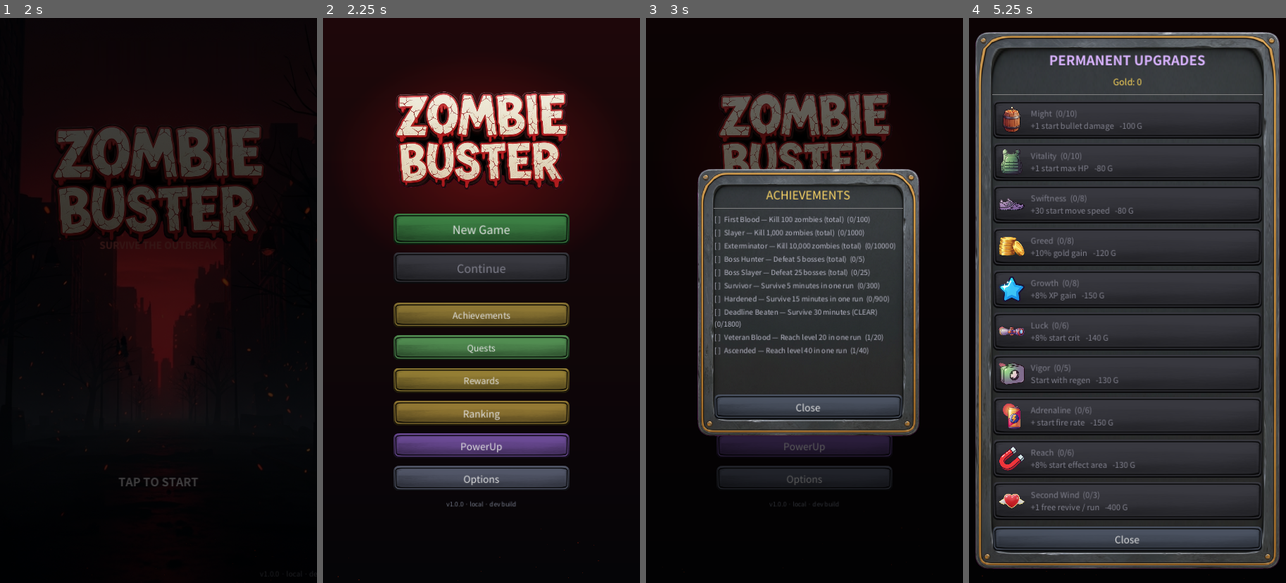
Above: before the commit, frames 1-4 (left to right).
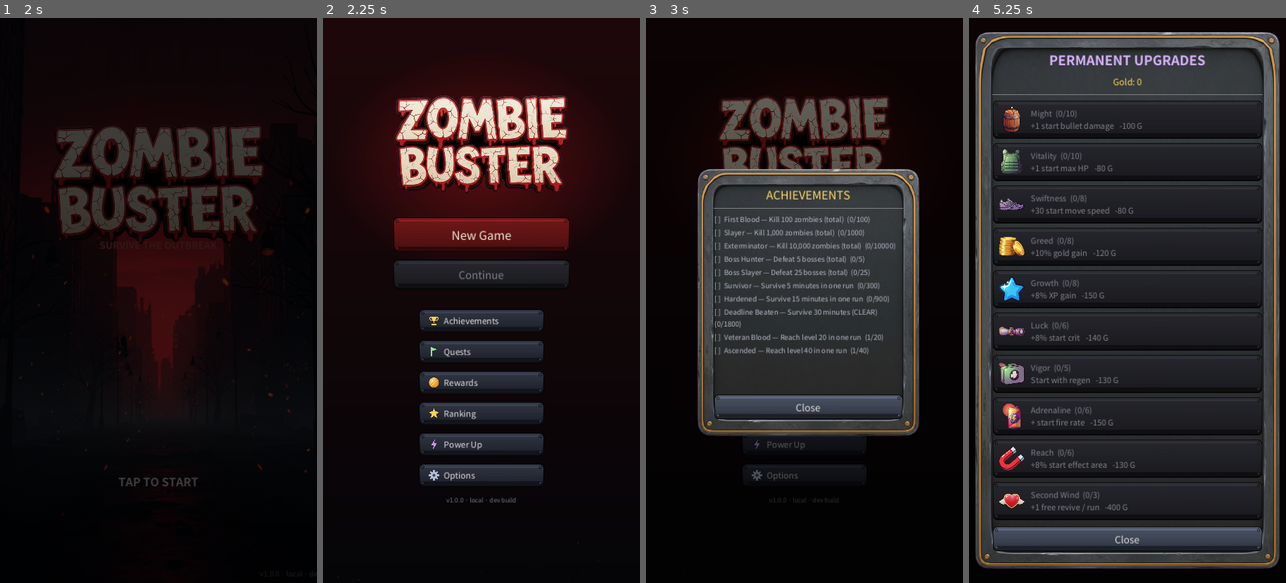
Above: after the commit, the same moments.

Repository: kosj/game_action_defence
Game: Godot game, scene res://scenes/TitleScreen.tscn
Same seed, same stepped clock (60 frames per second), same inputs: the game is played once before the commit and once after it. Sound files missing from this copy of the repository are replaced by a short silence.
Inputs (mouse positions are in pixels of both pictures, inside the frame that each line leads up to):
- Up to frame 1 (2 s): tap Enter at 0.5, 1.25 s; move the mouse to (228, 272) at 0.52 s; click (228, 272) at 0.67 s; drag from (95, 328) to (142, 413) at 1.27 s
- Up to frame 2 (2.25 s): tap Enter at 2 s; move the mouse to (513, 176) at 2.02 s; click (513, 176) at 2.17 s
- Up to frame 3 (3 s): click "Achievements" at 2.75 s
- Up to frame 4 (5.25 s): click "Quests" at 3.5 s; click "Rewards" at 4.25 s; click "PowerUp" (after the commit: "Power Up") at 5 s

Frame 1 is identical in both runs. In frame 2, 23% of the frame differs, in the area x 22-78%, y 13-87%; in frame 3, 6.2%; in frame 4, 6.2%.

Commit message:
feat(menu): 버튼 아트 통일 — 다크 건메탈 플레이트 + 3단 위계 (Phase 1-2)
메뉴 버튼이 광택 플라스틱으로 보여 로고(코믹 호러)·HUD(건메탈+골드)와
따로 놀던 문제를 해결한다.

Phase 2 — 플레이트 아트 (tools/gen_menu_plates.py)
- 원인: 기존 button_plate.png 이 평균 밝기 227 의 거의 흰 광택면이라, 채도 높은
  색으로 틴트하면 필연적으로 사탕색이 됐다. 새 판은 평균 136 의 중간 톤 금속
  (베벨·리벳 4개·브러시드 결·긁힘 그런지)이라 같은 accent 로도 금속처럼 보인다.
- 판을 여러 장 만들지 않고 무채색 한 장 + modulate 로 색을 입히는 방식이라
  상점·레벨업·HUD 등 apply_button_style 을 쓰는 모든 화면이 함께 통일된다.
- 나인패치 마진 9 -> 14, _BTN_DARKEN 0.42 -> 0.16 (바탕이 이미 어둡다)

Phase 1 — 위계·언어·아이콘
- 3단 위계: 1차 새 게임(320x78, 로고의 핏빛 + 크림 텍스트) / 2차 이어하기
  (320x66, 밝은 건메탈) / 3차 6개(284x52, 전부 동일한 어두운 건메탈)
- 색 정리: 예전엔 도전과제/보상/랭킹이 틴트 후 (140,118,51)/(147,125,51)/
  (147,121,51) 로 육안 구분이 불가했다. 이제 플레이트는 동일하게 두고 구분은
  좌측 아이콘의 모양·색이 담당한다(UIIcon 절차 드로잉 재사용 — 신규 에셋 0).
- UIIcon 에 gear 추가
- 하드코딩 영어 로케일화: Achievements/Quests/Rewards/PowerUp (en/ko/ja).
  일본어는 서브셋 폰트에 実/績/強 글리프가 없어 가나 표기 사용(글리프 검증 완료)
- 미수령 보상은 "Rewards (3)" 라벨 대신 우상단 붉은 원형 배지로

Co-Authored-By: Claude Fable 5 <noreply@anthropic.com>
Claude-Session: https://claude.ai/code/session_01A6Ee1Gfh6a9JK5j9ExC4KB

Diff:
--- a/scripts/Locale.gd
+++ b/scripts/Locale.gd
@@ -61,6 +61,11 @@
 	"menu_options":    {"en": "Options",     "ko": "옵션",      "ja": "オプション"},
 	"menu_close":      {"en": "Close",       "ko": "닫기",      "ja": "閉じる"},
 	"menu_ranking":    {"en": "Ranking",     "ko": "랭킹",      "ja": "ランキング"},
+	# 서브셋 폰트에 実/績/強 글리프가 없어 일본어는 가나 표기를 쓴다(報酬는 사용 가능).
+	"menu_achievements": {"en": "Achievements", "ko": "도전과제",  "ja": "アチーブメント"},
+	"menu_quests":       {"en": "Quests",       "ko": "퀘스트",    "ja": "クエスト"},
+	"menu_rewards":      {"en": "Rewards",      "ko": "보상함",    "ja": "報酬"},
+	"menu_powerup":      {"en": "Power Up",     "ko": "영구 강화", "ja": "パワーアップ"},
 
 	# ── 랭킹 오버레이 ─────────────────────────────────────────────────────
 	"rank_title":      {"en": "RANKING",     "ko": "랭킹",      "ja": "ランキング"},
--- a/scripts/MainMenu.gd
+++ b/scripts/MainMenu.gd
@@ -58,6 +58,7 @@
 
 # 보상 보관함(REWARDS) — 퀘스트/도전과제 보상을 유저가 직접 수령하는 패널.
 var _rewards_btn: Button
+var _rewards_badge: Label        # 미수령 개수 배지(0이면 숨김)
 var _rewards_dim: ColorRect
 var _rewards_panel: PanelContainer
 var _rewards_list: VBoxContainer
@@ -155,70 +156,54 @@
 	spacer.custom_minimum_size = Vector2(0, 18)
 	box.add_child(spacer)
 
+	# ── 1차 CTA — 로고의 핏빛을 그대로 받아 "여기를 눌러라"를 색으로도 말한다 ──
 	_new_game_btn = Button.new()
-	_new_game_btn.custom_minimum_size = Vector2(300, 70)
-	_new_game_btn.add_theme_font_size_override("font_size", 26)
-	_UIStyle.apply_button_style(_new_game_btn, Color(0.14, 0.40, 0.20), Color(0.4, 0.85, 0.45))
+	_new_game_btn.custom_minimum_size = Vector2(320, 78)
+	_new_game_btn.add_theme_font_size_override("font_size", 27)
+	_UIStyle.apply_button_style(_new_game_btn, UITheme.BTN_BG, UITheme.MENU_PRIMARY)
+	_new_game_btn.add_theme_color_override("font_color", UITheme.LOGO_CREAM)
+	_new_game_btn.add_theme_color_override("font_hover_color", Color.WHITE)
 	_new_game_btn.pressed.connect(_on_new_game_pressed)
 	box.add_child(_new_game_btn)
 
+	# ── 2차 — 밝은 건메탈. 크기·명도로만 1차와 구분한다 ──
 	_continue_btn = Button.new()
-	_continue_btn.custom_minimum_size = Vector2(300, 70)
-	_continue_btn.add_theme_font_size_override("font_size", 26)
-	_UIStyle.apply_button_style(_continue_btn, Color(0.16, 0.24, 0.42), Color(0.4, 0.6, 0.95))
+	_continue_btn.custom_minimum_size = Vector2(320, 66)
+	_continue_btn.add_theme_font_size_override("font_size", 24)
+	_UIStyle.apply_button_style(_continue_btn, UITheme.BTN_BG, UITheme.MENU_SECONDARY)
 	_continue_btn.disabled = not SaveManager.has_save()
 	_continue_btn.pressed.connect(_on_continue_pressed)
 	box.add_child(_continue_btn)
 
-	# ── 옵션 버튼 (언어 / 사운드 설정은 옵션 패널 하위로) ─────────────────────
+	# ── 3차 — 플레이트는 6개 모두 동일한 어두운 금속. 구분은 좌측 아이콘이 담당한다 ──
 	var opt_spacer := Control.new()
-	opt_spacer.custom_minimum_size = Vector2(0, 8)
+	opt_spacer.custom_minimum_size = Vector2(0, 10)
 	box.add_child(opt_spacer)
 
-	_ach_btn = Button.new()
-	_ach_btn.text = "Achievements"
-	_ach_btn.custom_minimum_size = Vector2(300, 56)
-	_ach_btn.add_theme_font_size_override("font_size", 20)
-	_UIStyle.apply_button_style(_ach_btn, Color(0.26, 0.22, 0.10), Color(0.95, 0.80, 0.35))
+	_ach_btn = _make_menu_btn("trophy", UITheme.MENU_ICON_REWARD)
 	_ach_btn.pressed.connect(_on_achievements_pressed)
 	box.add_child(_ach_btn)
 
-	_quest_btn = Button.new()
-	_quest_btn.text = "Quests"
-	_quest_btn.custom_minimum_size = Vector2(300, 56)
-	_quest_btn.add_theme_font_size_override("font_size", 20)
-	_UIStyle.apply_button_style(_quest_btn, Color(0.12, 0.22, 0.12), Color(0.55, 0.95, 0.55))
+	_quest_btn = _make_menu_btn("flag", UITheme.MENU_ICON_QUEST)
 	_quest_btn.pressed.connect(_on_quests_pressed)
 	box.add_child(_quest_btn)
 
-	_rewards_btn = Button.new()
-	_rewards_btn.custom_minimum_size = Vector2(300, 56)
-	_rewards_btn.add_theme_font_size_override("font_size", 20)
-	_UIStyle.apply_button_style(_rewards_btn, Color(0.26, 0.20, 0.06), Color(1.0, 0.85, 0.35))
+	_rewards_btn = _make_menu_btn("coin", UITheme.MENU_ICON_REWARD)
 	_rewards_btn.pressed.connect(_on_rewards_pressed)
 	box.add_child(_rewards_btn)
+	_build_rewards_badge()
 	RewardInbox.changed.connect(_refresh_rewards_badge)
 	_refresh_rewards_badge()
 
-	_rank_btn = Button.new()
-	_rank_btn.custom_minimum_size = Vector2(300, 56)
-	_rank_btn.add_theme_font_size_override("font_size", 22)
-	_UIStyle.apply_button_style(_rank_btn, Color(0.26, 0.20, 0.08), Color(1.0, 0.82, 0.35))
+	_rank_btn = _make_menu_btn("star", UITheme.MENU_ICON_REWARD)
 	_rank_btn.pressed.connect(_on_ranking_pressed)
 	box.add_child(_rank_btn)
 
-	_power_btn = Button.new()
-	_power_btn.text = "PowerUp"
-	_power_btn.custom_minimum_size = Vector2(300, 56)
-	_power_btn.add_theme_font_size_override("font_size", 22)
-	_UIStyle.apply_button_style(_power_btn, Color(0.24, 0.14, 0.30), Color(0.72, 0.5, 1.0))
+	_power_btn = _make_menu_btn("bolt", UITheme.MENU_ICON_POWER)
 	_power_btn.pressed.connect(_on_power_pressed)
 	box.add_child(_power_btn)
 
-	_options_btn = Button.new()
-	_options_btn.custom_minimum_size = Vector2(300, 56)
-	_options_btn.add_theme_font_size_override("font_size", 22)
-	_UIStyle.apply_button_style(_options_btn, Color(0.20, 0.20, 0.28), Color(0.55, 0.58, 0.70))
+	_options_btn = _make_menu_btn("gear", UITheme.MENU_ICON_PLAIN)
 	_options_btn.pressed.connect(_on_options_pressed)
 	box.add_child(_options_btn)
 
@@ -920,12 +905,62 @@
 	vb.add_child(close)
 
 
-## 대기 보상 개수를 버튼 라벨에 배지로 표시.
+## 3차(보조) 메뉴 버튼 — 6개가 모두 같은 어두운 금속 플레이트를 쓰고, 구분은 좌측
+## 아이콘의 모양·색만으로 한다. 1·2차보다 좁게(SHRINK_CENTER) 두어 폭으로도 위계를 만든다.
+func _make_menu_btn(icon_kind: String, icon_col: Color) -> Button:
+	var b := Button.new()
+	b.custom_minimum_size = Vector2(284, 52)
+	b.size_flags_horizontal = Control.SIZE_SHRINK_CENTER
+	b.add_theme_font_size_override("font_size", 19)
+	b.alignment = HORIZONTAL_ALIGNMENT_LEFT   # 아이콘 오른쪽에서 좌측 정렬
+	_UIStyle.apply_button_style(b, UITheme.BTN_BG, UITheme.MENU_TERTIARY)
+	_UIStyle.set_button_content_margin_left(b, 56)   # 아이콘 자리 확보
+	var ic := UIIcon.make(icon_kind, 24, icon_col)
+	ic.anchor_top = 0.5
+	ic.anchor_bottom = 0.5
+	ic.offset_left = 22.0
+	ic.offset_right = 46.0
+	ic.offset_top = -12.0
+	ic.offset_bottom = 12.0
+	b.add_child(ic)
+	return b
+
+
+## 미수령 보상 배지 — 버튼 우상단의 작은 붉은 원. 라벨에 "(3)" 을 붙이는 것보다
+## 눈에 띄고, 번역된 라벨 길이에 영향을 주지 않는다.
+func _build_rewards_badge() -> void:
+	_rewards_badge = Label.new()
+	_rewards_badge.horizontal_alignment = HORIZONTAL_ALIGNMENT_CENTER
+	_rewards_badge.vertical_alignment = VERTICAL_ALIGNMENT_CENTER
+	_rewards_badge.add_theme_font_size_override("font_size", 14)
+	_rewards_badge.add_theme_color_override("font_color", UITheme.LOGO_CREAM)
+	var sb := StyleBoxFlat.new()
+	sb.bg_color = Color(0.80, 0.14, 0.14)
+	sb.set_corner_radius_all(13)
+	sb.corner_detail = 6
+	sb.anti_aliasing = true
+	sb.set_border_width_all(2)
+	sb.border_color = Color(0.06, 0.04, 0.05, 0.9)
+	_rewards_badge.add_theme_stylebox_override("normal", sb)
+	_rewards_badge.set_anchors_preset(Control.PRESET_TOP_RIGHT)
+	_rewards_badge.offset_left = -36.0
+	_rewards_badge.offset_right = -10.0
+	_rewards_badge.offset_top = 3.0
+	_rewards_badge.offset_bottom = 29.0
+	_rewards_badge.mouse_filter = Control.MOUSE_FILTER_IGNORE
+	_rewards_badge.visible = false
+	_rewards_btn.add_child(_rewards_badge)
+
+
+## 대기 보상 개수 갱신 — 0이면 배지를 숨긴다.
 func _refresh_rewards_badge() -> void:
 	if _rewards_btn == null:
 		return
-	var n: int = RewardInbox.count()
-	_rewards_btn.text = "Rewards (%d)" % n if n > 0 else "Rewards"
+	_rewards_btn.text = Locale.t("menu_rewards")
+	if _rewards_badge:
+		var n: int = RewardInbox.count()
+		_rewards_badge.visible = n > 0
+		_rewards_badge.text = "%d" % mini(n, 99)
 
 
 func _refresh_rewards() -> void:
@@ -1419,6 +1454,10 @@
 func _apply_language() -> void:
 	_new_game_btn.text = Locale.t("menu_new_game")
 	_continue_btn.text = Locale.t("menu_continue")
+	_ach_btn.text = Locale.t("menu_achievements")
+	_quest_btn.text = Locale.t("menu_quests")
+	_power_btn.text = Locale.t("menu_powerup")
+	_refresh_rewards_badge()   # 보상 버튼 라벨도 로케일에서 가져온다
 	_lang_title.text = Locale.t("menu_language")
 	_sound_title.text = Locale.t("menu_sound")
 	_options_btn.text = Locale.t("menu_options")
--- a/scripts/UIIcon.gd
+++ b/scripts/UIIcon.gd
@@ -6,7 +6,7 @@
 @export var kind: String = "star"
 @export var color: Color = Color.WHITE
 
-const _KINDS := ["coin", "star", "flag", "clock", "trophy", "skull", "heart", "bolt", "sword", "orb"]
+const _KINDS := ["coin", "star", "flag", "clock", "trophy", "skull", "heart", "bolt", "sword", "orb", "gear"]
 
 ## 전용 아트가 있는 종류는 절차적 드로잉 대신 텍스처를 그린다(색 modulate 없이 원색 사용).
 ## 파일이 있는 것만 배선 — 나머지는 아래 _draw 의 벡터 드로잉으로 폴백.
@@ -51,6 +51,7 @@
 		"bolt":   draw_colored_polygon(_bolt_pts(c, r), color)
 		"sword":  _sword(c, r)
 		"orb":    _orb(c, r)
+		"gear":   _gear(c, r)
 		_:        draw_circle(c, r * 0.7, color)
 
 
@@ -129,3 +130,19 @@
 	var w := maxf(2.0, r * 0.16)
 	draw_arc(c, r * 0.85, 0, TAU, 32, color, w, true)
 	draw_circle(c, r * 0.3, color)
+
+
+## 톱니바퀴(설정) — 사다리꼴 톱니 8개 + 몸통 원 + 가운데 구멍.
+func _gear(c: Vector2, r: float) -> void:
+	const TEETH := 8
+	for i in TEETH:
+		var a := TAU * float(i) / float(TEETH)
+		var dir := Vector2(cos(a), sin(a))
+		var perp := Vector2(-dir.y, dir.x)
+		draw_colored_polygon(PackedVector2Array([
+			c + dir * r * 0.58 + perp * r * 0.21,
+			c + dir * r * 0.98 + perp * r * 0.13,
+			c + dir * r * 0.98 - perp * r * 0.13,
+			c + dir * r * 0.58 - perp * r * 0.21]), color)
+	draw_circle(c, r * 0.66, color)
+	draw_circle(c, r * 0.27, Color(0, 0, 0, 0.6))
--- a/scripts/UIStyle.gd
+++ b/scripts/UIStyle.gd
@@ -6,12 +6,16 @@
 const _PANEL_FRAME_TEX := preload("res://assets/ui/frames/panel_frame.png")
 const _PANEL_FRAME_MARGIN := 40      # 나인패치 코너/에지 분할(화면상 테두리 두께)
 
-# 버튼 플레이트 — 브러시드 메탈/베벨/광택만 남긴 무채색 재질.
-# 색은 modulate_color 가 입히므로, 호출부가 넘긴 강조색(accent)이 그대로 버튼 색이 된다.
-const _BTN_PLATE_TEX := preload("res://assets/ui/frames/button_plate.png")
-const _BTN_PLATE_MARGIN := 9
-# 강조색을 그대로 쓰면 너무 밝아 흰 라벨이 묻히므로 한 단계 낮춰 중간 톤 금속으로 만든다.
-const _BTN_DARKEN := 0.42
+# 버튼 플레이트 — 다크 건메탈 + 베벨 + 리벳 + 긁힘 그런지(tools/gen_menu_plates.py).
+# 색은 modulate_color 가 입히므로(최종색 = 플레이트 × accent) 호출부의 강조색이 버튼 색이 된다.
+#
+# 이전 button_plate.png 는 평균 밝기 227 의 "거의 흰 광택면"이라 채도 높은 색을 곱하면
+# 사탕/플라스틱 색이 됐다. 새 판은 평균 136 의 중간 톤 금속이라 같은 accent 로도 금속처럼 보인다.
+const _BTN_PLATE_TEX := preload("res://assets/ui/frames/btn_plate_metal.png")
+const _BTN_PLATE_MARGIN := 14
+# 바탕이 이미 어두우므로 예전(0.42)만큼 낮출 필요가 없다. hover/pressed 가 범위를 벗어나지
+# 않도록 여유를 두고 잡는다(hover = 0.02, pressed = 0.32).
+const _BTN_DARKEN := 0.16
 
 # 아이템 슬롯 프레임(황동 림 + 어두운 함몰부). 안쪽 빈 영역은 프레임의 약 71%.
 const _SLOT_TEX := preload("res://assets/ui/frames/item_slot.png")
--- a/scripts/UITheme.gd
+++ b/scripts/UITheme.gd
@@ -26,6 +26,18 @@
 const SEC_QUEST   := Color(0.45, 0.90, 0.50)   # 과제
 const SEC_ACHIEVE := Color(0.90, 0.75, 0.30)   # 도전과제
 const SEC_REWARD  := Color(1.00, 0.85, 0.35)   # 보상함
+
+# 메인 메뉴 버튼 3단 위계 — 플레이트는 모두 같은 금속으로 두고 위계는 크기·명도로 만든다.
+# (색을 8가지 쓰면 오히려 구분이 안 된다: 예전엔 도전과제/보상/랭킹이 틴트 후 거의 같은 금색이었다.)
+const MENU_PRIMARY   := Color(0.78, 0.16, 0.16)   # 1차 CTA — 로고의 핏빛 계열
+const MENU_SECONDARY := Color(0.52, 0.56, 0.66)   # 2차 — 밝은 건메탈
+const MENU_TERTIARY  := Color(0.32, 0.35, 0.43)   # 3차 — 어두운 건메탈(6개 전부 동일)
+
+# 3차 버튼의 구분은 플레이트 색이 아니라 "좌측 아이콘의 모양+색"이 담당한다.
+const MENU_ICON_REWARD := Color(1.00, 0.82, 0.30)   # 보상 계열(도전과제·보상함·랭킹)
+const MENU_ICON_QUEST  := Color(0.55, 0.95, 0.55)   # 과제
+const MENU_ICON_POWER  := Color(0.78, 0.58, 1.00)   # 영구 강화
+const MENU_ICON_PLAIN  := Color(0.70, 0.74, 0.84)   # 설정
 
 const SEC_POWER_TXT   := Color(0.85, 0.70, 1.00)
 const SEC_CHAR_TXT    := Color(0.60, 0.90, 1.00)
Binary file added: assets/ui/frames/btn_plate_metal.png
Not shown, added: tools/gen_menu_plates.py
